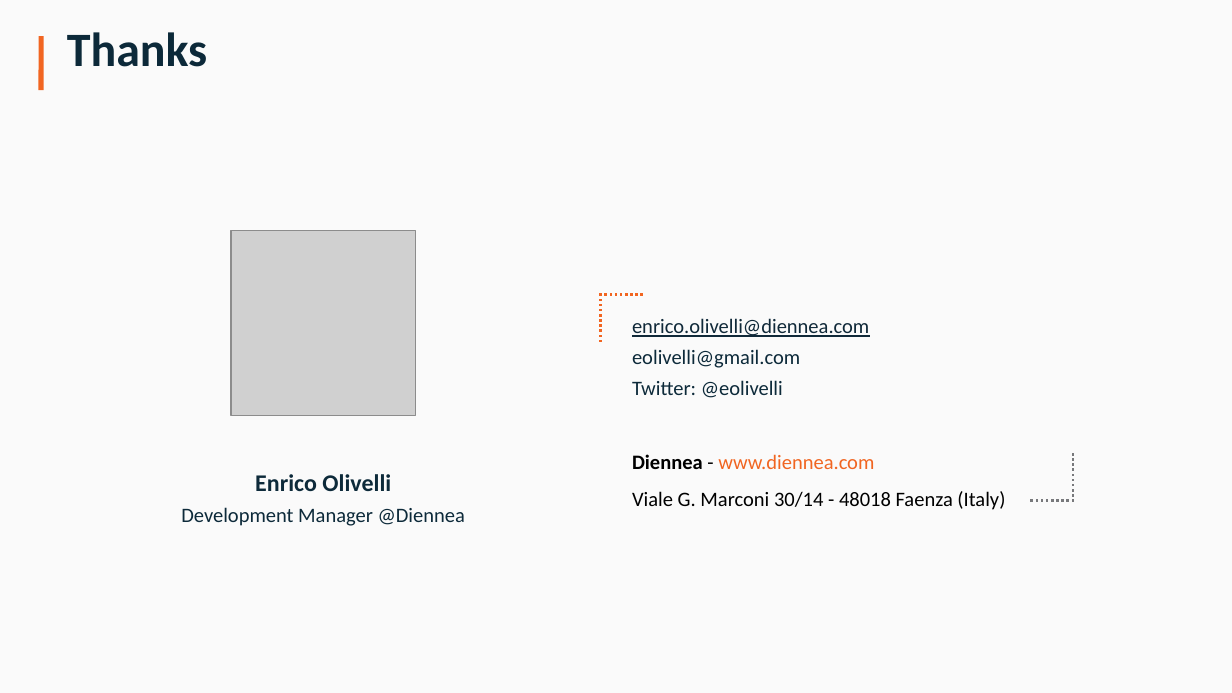
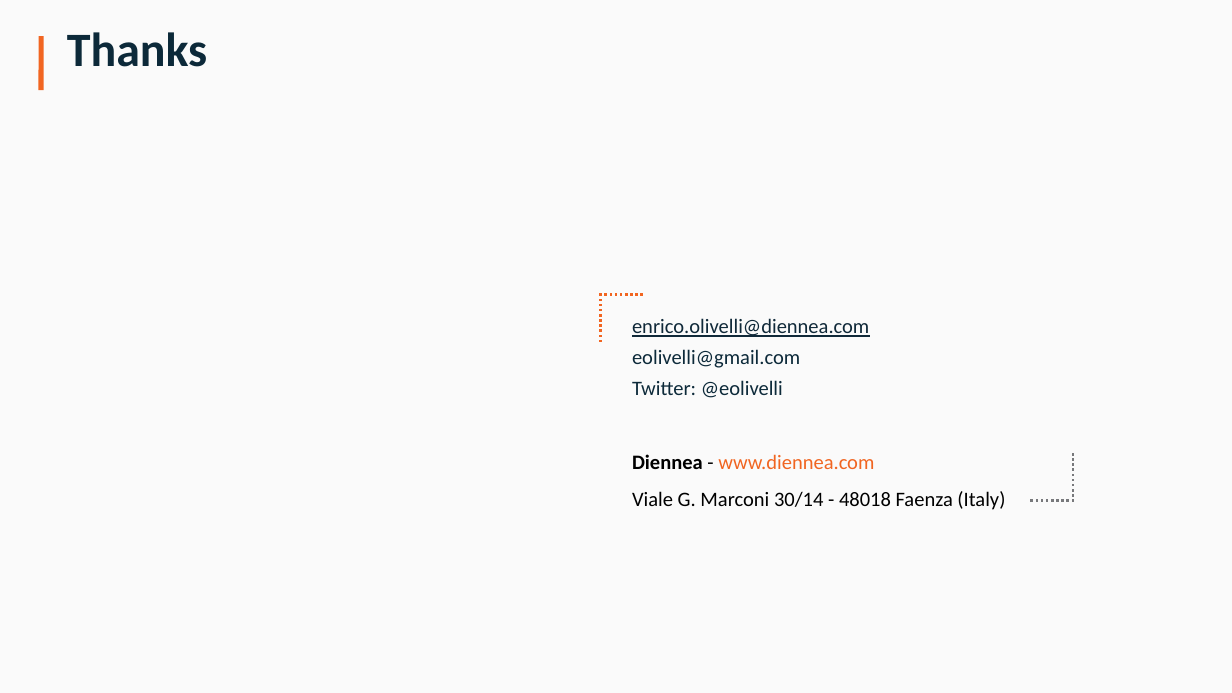
Before and after one commit to diennea/majordodo, a slide deck: slide 19 of docs/Diennea_Olivelli_ApacheCon16.pptx. Drawn at 1232x693 pixels with LibreOffice and Linux fonts; fonts in the diff are those of the drawing; grey boxes stand for pictures; background and template pictures are left out. Boxes give left, top, right and bottom in pixels: in the first picture for what was removed or moved away, otherwise in the second. Text is boxed around its words. In the diff, an @@ line names an element or a change of style, - is before the commit and + after.

```diff
--- a/docs/Diennea_Olivelli_ApacheCon16.pptx
+++ b/docs/Diennea_Olivelli_ApacheCon16.pptx
@@ picture removed at (232,230,416,415) @@
@@ text removed at (181,474,465,526) @@
-Enrico Olivelli
-Development Manager @Diennea
```
Also in this commit, not shown: 1 other slide changed.
